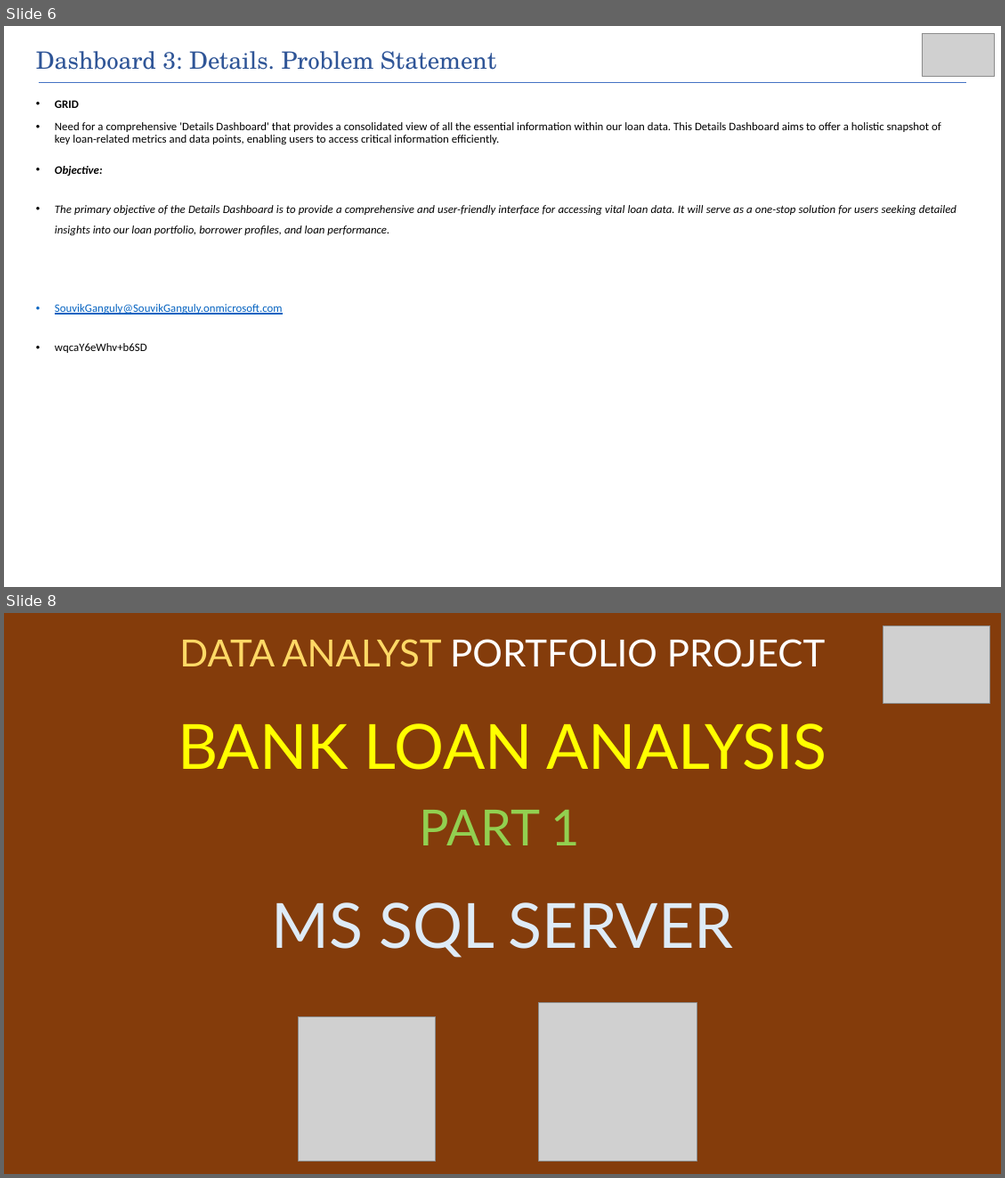
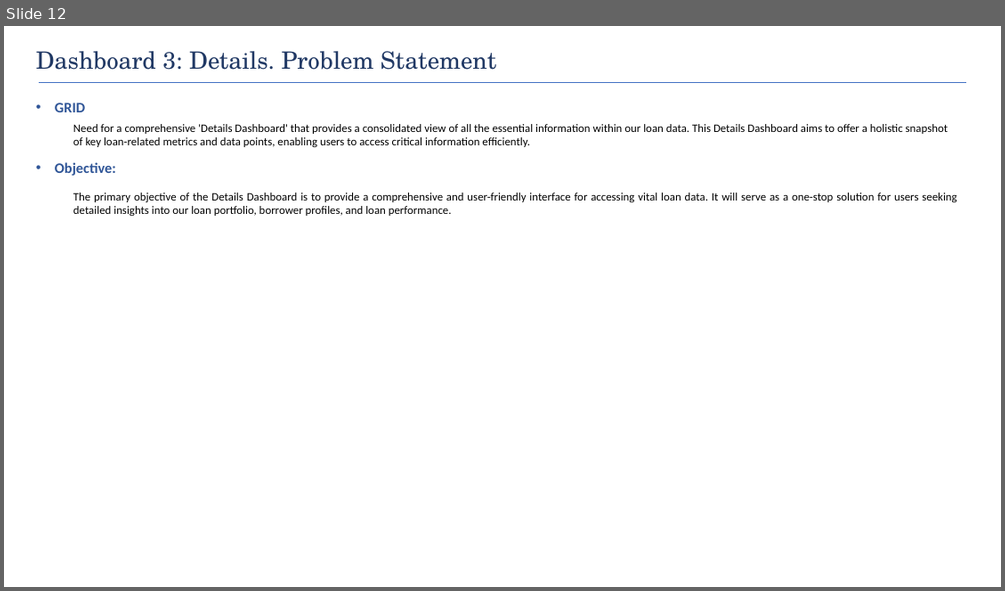
Before and after one commit to ds-souvik/Bank_Loan_Analysis_with_PowerBI_Dashboards, a slide deck: Loan Data Analysis and Dashboard Presentation.pptx. Shown one above the other, each under a label of ours: slides 6 and 8 before the commit, slide 12 after it; the slides between them are not shown. The pictures are 1005x1178 and 1005x591 pixels, drawn with LibreOffice and Linux fonts; fonts in the diff are those of the drawing; grey boxes stand for pictures. Boxes give left, top, right and bottom in pixels: in the first picture for what was removed or moved away, otherwise in the second. Text is boxed around its words. In the diff, an @@ line names an element or a change of style, - is before the commit and + after.

```diff
--- a/Loan Data Analysis and Dashboard Presentation.pptx
+++ b/Loan Data Analysis and Dashboard Presentation.pptx
@@ slide 8 removed at <box>4,613,1001,1174</box>, background #843C0B @@
@@ text removed at <box>179,639,825,667</box> @@
-DATA ANALYST PORTFOLIO PROJECT
@@ picture removed at <box>883,625,990,703</box> @@
@@ text removed at <box>178,723,826,770</box> @@
-BANK LOAN ANALYSIS
@@ text removed at <box>420,810,580,845</box> @@
-PART 1
@@ text removed at <box>271,902,734,957</box> @@
-MS SQL SERVER
@@ picture removed at <box>539,1003,697,1161</box> @@
@@ picture removed at <box>298,1017,436,1161</box> @@
@@ what was slide 6 is now slide 12 @@
@@ slide 12 changed as well @@
@@ text "Dashboard 3: Details. Problem Statement" at <box>36,51,496,70</box>: text colour #2F5597 to #203864 @@
@@ picture removed at <box>922,33,995,76</box> @@
@@ text "GRID" at <box>55,103,956,216</box>: size 11 to 14 pt, text colour #000000 to #2F5597 in "GRID", "Objective:"; italic off in "Objective:", "The primary objective of the Details Dashboard ..."; line spacing 0.9 to 1; bullet • to none; list level 1 to 2 in "Need for a comprehensive 'Details ..."; line spacing 1.5 to 1; list level 1 to 2 in "The primary objective of the ..." @@
@@ text at <box>55,304,283,353</box>: paragraphs removed @@
-• SouvikGanguly@SouvikGanguly.onmicrosoft.com
-• wqcaY6eWhv+b6SD
```
Also in this commit, not shown: 5 other slides changed, 11 slides added, 17 other slides removed, 1 other file.
